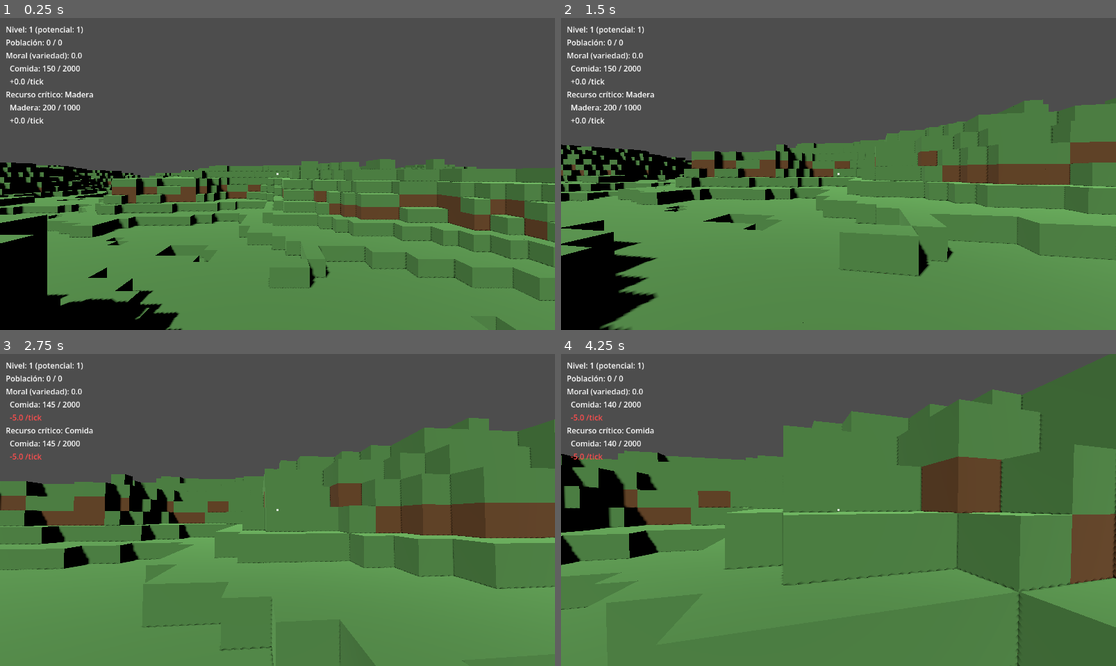
Above: before the commit, frames 1-4 (two rows, left to right).
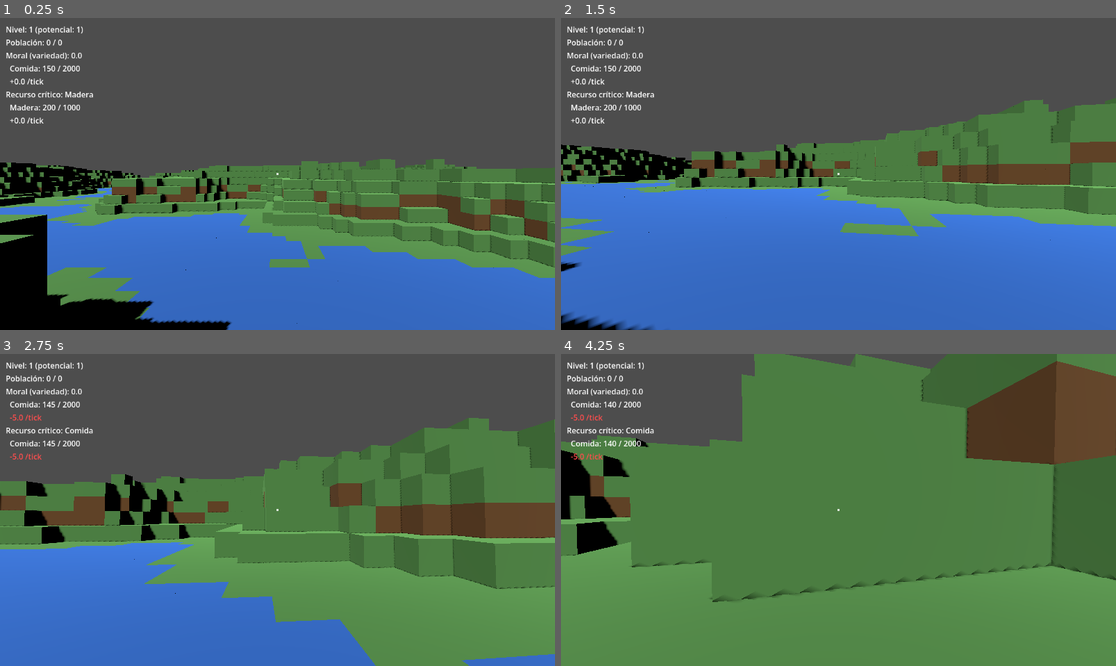
Above: after the commit, the same moments.

Repository: gigalipa/craft-to-nation
Game: Godot game, scene res://scenes/Main.tscn
Two runs of this game, one before a commit and one after it. Both use one fixed random seed, a clock stepped at 60 frames per second and the inputs below.
Inputs (mouse positions are in pixels of both pictures, inside the frame that each line leads up to):
- Up to frame 1 (0.25 s): no input
- Up to frame 2 (1.5 s): tap Enter at 0.5 s; move the mouse to (866, 174) at 0.52 s; hold Shift 0.53-1.28 s; hold W from 0.53 s (still down); click (866, 174) at 0.67 s; tap Space at 0.77 s; move the mouse to (810, 174) at 1.27 s; tap Ctrl at 1.35 s
- Up to frame 3 (2.75 s): keep holding W; tap Space at 1.52 s; move the mouse to (288, 503) at 2.02 s; hold Q from 2.03 s (still down)
- Up to frame 4 (4.25 s): keep holding W; move the mouse to (832, 516) at 2.77 s; release Q at 2.78 s; tap E at 2.85 s; click (832, 516) at 2.92 s; tap Space at 3.02, 3.77 s; move the mouse to (877, 513) at 3.52 s; tap 1 at 3.6 s

The runs differ from the first frame. In frame 1, 23% of the frame differs, in the area x 0-100%, y 54-100%; in frame 2, 40%, in the area x 0-100%, y 52-100%; in frame 3, 19%; in frame 4, 35%.

Commit message:
feat: rellenar cuerpos de agua bajo el nivel de mar en VoxelWorld
Co-Authored-By: Claude Sonnet 5 <noreply@anthropic.com>
Claude-Session: https://claude.ai/code/session_01HPFtVtJrZaGuihfR5DVmS6

Diff:
--- a/godot/scripts/VoxelWorld.gd
+++ b/godot/scripts/VoxelWorld.gd
@@ -74,7 +74,9 @@
 ## (x, z) coloca la celda de superficie ("piso", reutilizando el bloque
 ## caminable existente) y el subsuelo debajo (tierra cerca de la
 ## superficie, piedra más profundo, o vetas de "hierro" en la capa profunda
-## — ver GeneradorMundo.tipo_en_profundidad).
+## — ver GeneradorMundo.tipo_en_profundidad), y si la columna queda por
+## debajo del nivel de mar, agrega bloques "agua" encima de la superficie
+## hasta ese nivel (ver GeneradorMundo.es_agua_en/nivel_mar).
 ## Ninguna de estas celdas se marca colocado_por_jugador: el terreno del
 ## mundo nunca puede ser parte de un edificio declarado por el jugador.
 func _generar_terreno() -> void:
@@ -86,6 +88,9 @@
 				var y: int = altura - profundidad
 				var tipo: String = generador.tipo_en_profundidad(x, y, z, profundidad)
 				colocar_bloque(Vector3i(x, y, z), tipo)
+			if generador.es_agua_en(x, z):
+				for y_agua in range(altura + 1, generador.nivel_mar + 1):
+					colocar_bloque(Vector3i(x, y_agua, z), "agua")
 
 
 ## Altura de la celda sólida más alta en la columna (x, z) del mundo REAL —
